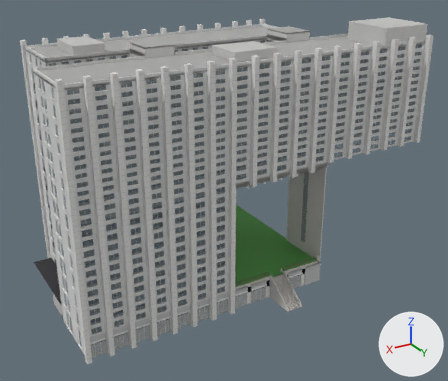
Before and after pictures for a commit that changed the Blender file models/buildings/研究棟.blend.
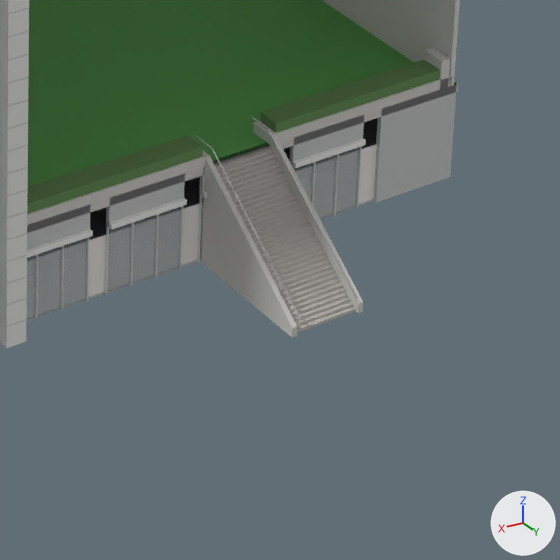
There are two pictures of each version: one whole from a 50 mm lens placed at (79.1, 139.4, 92.9), pointed at (-8.8, -7.1, 19.7), one close up on the part from 51% to 76% of the width and 64% to 94% of the height. The lights are fixed; the arrows at lower right show +X, +Y and +Z. The older version's two pictures come first.

Names of what the first close-up shows: '研究棟_内装_1F', '研究棟_外観'.
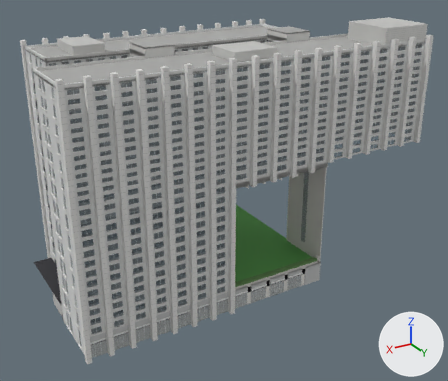
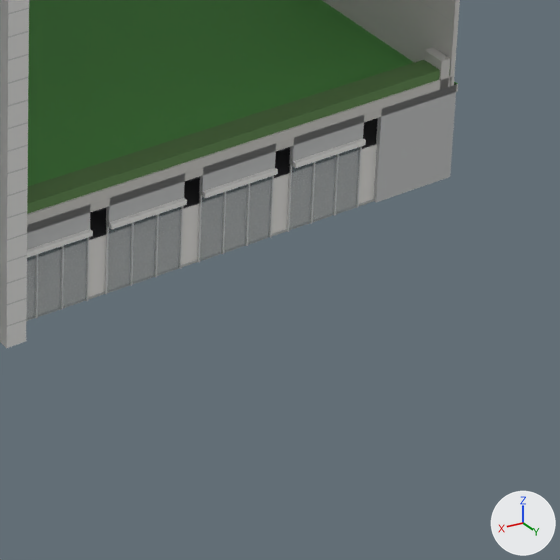
Location of each change, [x1, y1, x2, y2] in pixels of the close-ups (560 x 560 px):
part 1 of me_研究棟_外観, deleted
    before: [251, 117, 357, 299]
part 2 of me_研究棟_外観, deleted
    before: [195, 135, 300, 320]
part 3 of me_研究棟_外観, cut back
    before: [27, 60, 451, 337]
    after: [27, 60, 452, 225]

What changed in the scene script:
```text
Change me_研究棟_外観:
    used by ob_研究棟_外観; location = (0.0, 0.0, 0.0)
    remove me_研究棟_外観.from_pydata(...)  # 42664 vertices, 30190 faces; spans x -54.7..46.6, y -65.5..31.0, z -0.1..68.6
    add me_研究棟_外観.from_pydata(...)  # 42394 vertices, 29934 faces; spans x -54.7..46.6, y -65.5..24.2, z -0.1..68.6
    me_研究棟_外観 part 1: the loose piece of 12 vertices spanning x -9.5..-9.4, y 21.2..31.0, z 0.9..7.0 is deleted
    me_研究棟_外観 part 2: the loose piece of 12 vertices spanning x -5.8..-5.7, y 21.2..31.0, z 0.9..7.0 is deleted
    me_研究棟_外観 part 3
    246 vertices are removed from x -10.0..-5.2, y 21.2..31.0, z 0.0..7.2
    248 faces are deleted
    4 new faces join them, mat_研究棟_大階段の石 (light grey #cecdc8)
    4 new faces join them, mat_研究棟_植え込み (green #618950)
```
